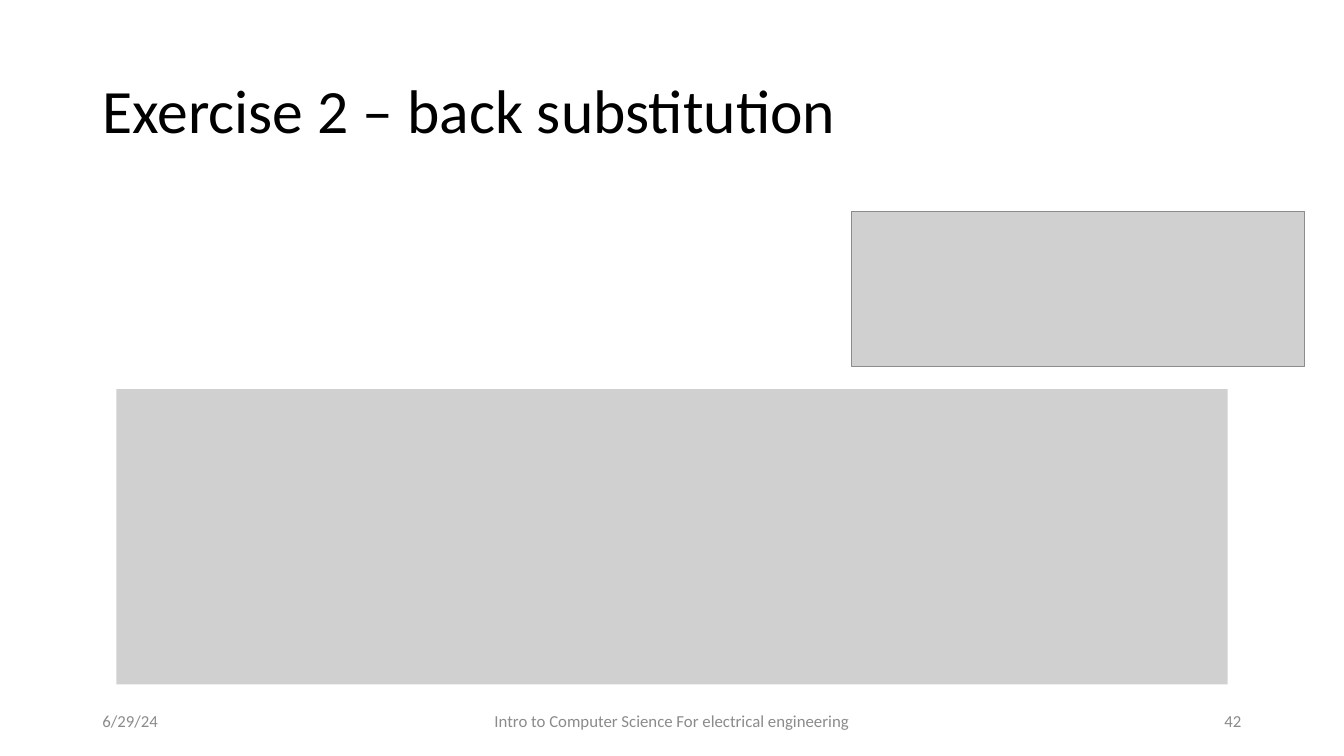
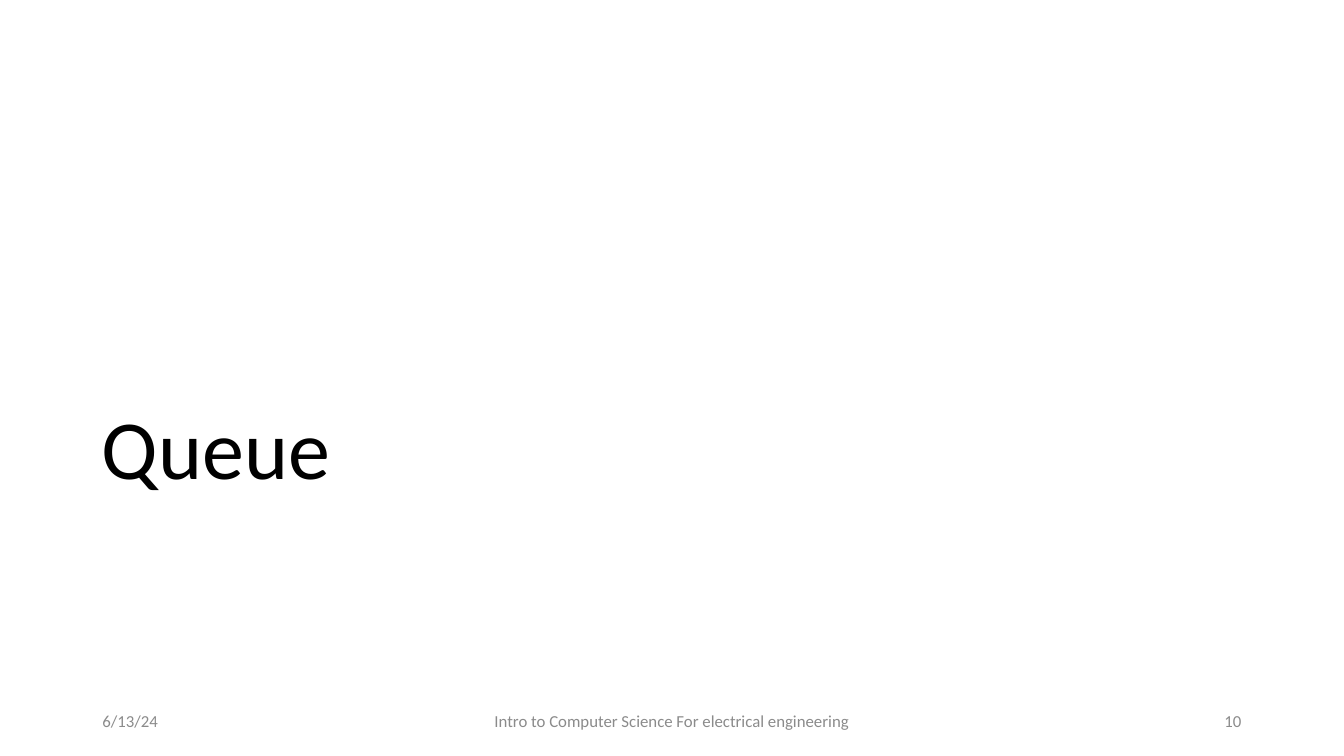
Before and after one commit to CarmiF/Python_basics_class, a slide deck: slide 10 of HW4/t10.pptx (slide 42 before the commit). Drawn at 1344x756 pixels with LibreOffice and Linux fonts; fonts in the diff are those of the drawing; grey boxes stand for pictures; background and template pictures are left out. Boxes give left, top, right and bottom in pixels: in the first picture for what was removed or moved away, otherwise in the second. Text is boxed around its words. In the diff, an @@ line names an element or a change of style, - is before the commit and + after.

```diff
--- a/HW4/t10.pptx
+++ b/HW4/t10.pptx
@@ title removed at (102,90,835,134) @@
-Exercise 2 – back substitution
@@ picture removed at (852,212,1306,367) @@
@@ picture removed at (117,389,1228,685) @@
@@ title added at (102,424,330,490), 60 pt, text #000000 @@
+Queue
@@ text at (102,715,157,728): text changed @@
-6/29/24
+6/13/24
@@ page number at (1224,716,1241,727): text changed @@
-42
+10
```
Also in this commit, not shown: 6 other slides changed, 25 slides added, 35 slides removed, 4 other files.
